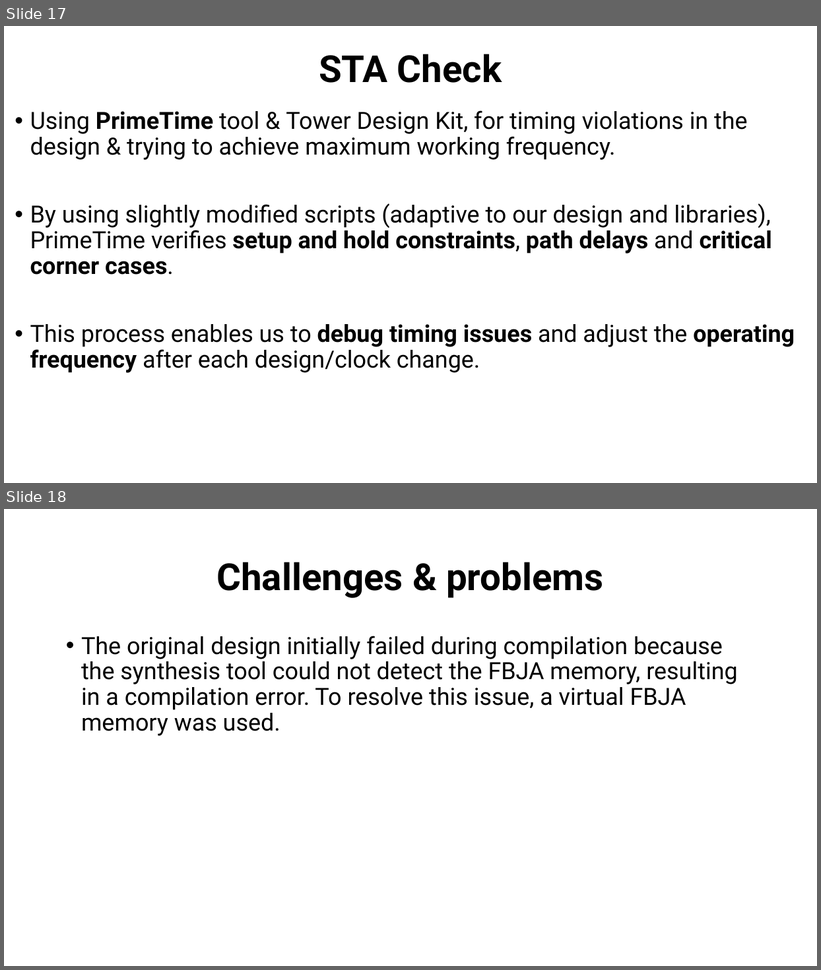
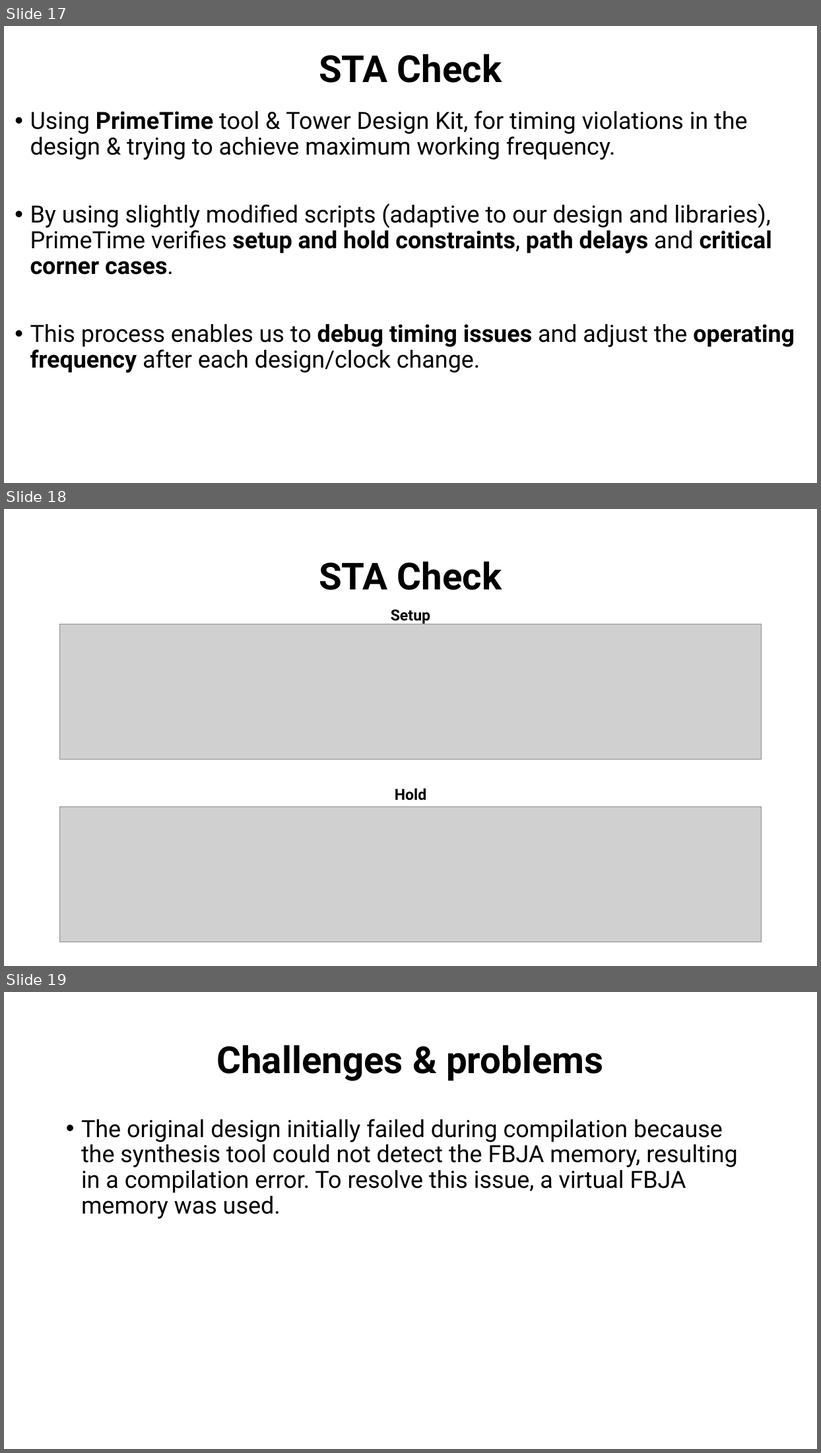
Before and after one commit to muhammad0bi/044169_project_B, a slide deck: Presintaions and Reports/Final presentaion VLSI project 7880.pptx. Shown one above the other, each under a label of ours: slides 17 and 18 before the commit, slides 17, 18 and 19 after it. The pictures are 821x970 and 821x1453 pixels, drawn with LibreOffice and Linux fonts; fonts in the diff are those of the drawing; grey boxes stand for pictures. Boxes give left, top, right and bottom in pixels: in the first picture for what was removed or moved away, otherwise in the second. Text is boxed around its words. In the diff, an @@ line names an element or a change of style, - is before the commit and + after.

```diff
--- a/Presintaions and Reports/Final presentaion VLSI project 7880.pptx
+++ b/Presintaions and Reports/Final presentaion VLSI project 7880.pptx
@@ slide 18 added at (4,509,817,966), background #FFFFFF @@
@@ title added at (319,561,502,590), 44 pt, text #000000, bold @@
+STA Check
@@ picture added at (60,625,762,760) @@
@@ text added at (391,609,430,625), 18 pt, text #000000, bold @@
+Setup
@@ text added at (395,788,427,801), 18 pt, text #000000, bold @@
+Hold
@@ picture added at (60,807,762,942) @@
@@ what was slide 18 is now slide 19 @@
```
Also in this commit, not shown: 4 slides changed.
